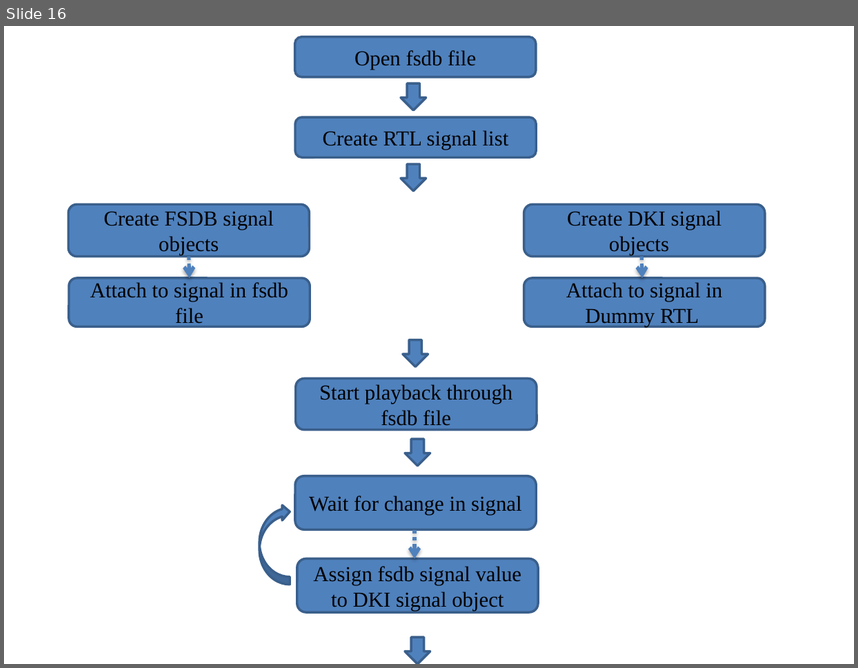
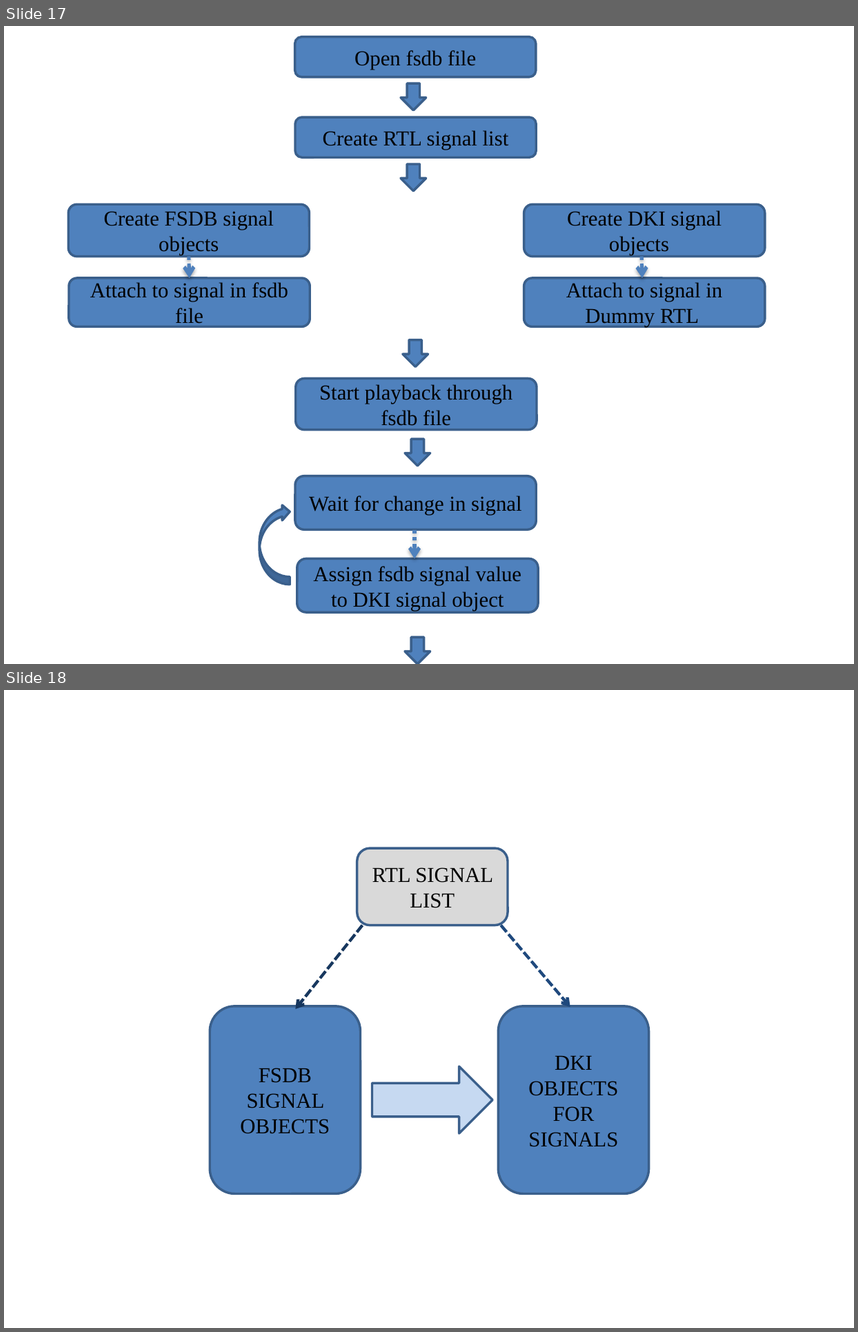
Before and after one commit to miramohan/thesis_first, a slide deck: pptFigures.pptx. Shown one above the other, each under a label of ours: slide 16 before the commit, slides 17 and 18 after it. The pictures are 858x668 and 858x1332 pixels, drawn with LibreOffice and Linux fonts; fonts in the diff are those of the drawing. Boxes give left, top, right and bottom in pixels: in the first picture for what was removed or moved away, otherwise in the second. Text is boxed around its words. In the diff, an @@ line names an element or a change of style, - is before the commit and + after.

```diff
--- a/pptFigures.pptx
+++ b/pptFigures.pptx
@@ slide 18 added at box(4, 690, 854, 1328), background #FFFFFF @@
@@ rounded rectangle added at box(357, 848, 507, 925), fill #D9D9D9, outline #3A5F8C 2 pt, 18 pt, text #000000 @@
+RTL SIGNAL LIST
@@ arrow added from (363, 925) to (296, 1009), #17375E 2.5 pt dashed @@
@@ arrow added from (501, 925) to (570, 1007), #1F497D 2.5 pt dashed @@
@@ rounded rectangle added at box(210, 1006, 360, 1193), fill #4F81BD, outline #3A5F8C 2 pt, 18 pt, text #000000 @@
+FSDB SIGNAL OBJECTS
@@ rounded rectangle added at box(498, 1006, 648, 1193), fill #4F81BD, outline #3A5F8C 2 pt, 18 pt, text #000000 @@
+DKI OBJECTS FOR SIGNALS
@@ right arrow added at box(372, 1066, 493, 1133), fill #C6D9F1, outline #3A5F8C 2 pt @@
@@ what was slide 16 is now slide 17 @@
```
Also in this commit, not shown: 9 slides changed, 4 other slides added, 1 other file.
